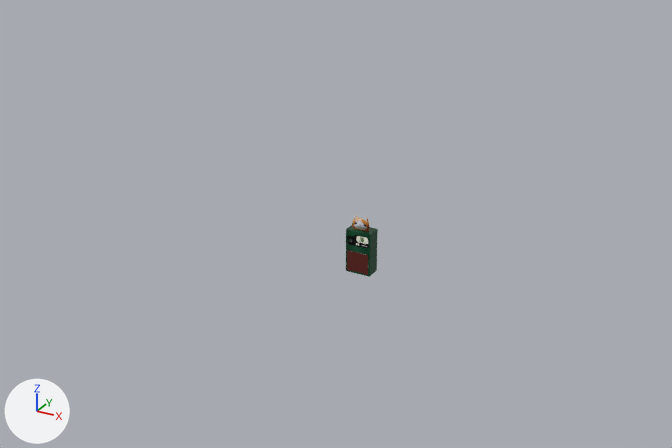
The Blender file ATM SAMPAH Blender/atm sampah v3.1/ATM SAMPAH - v3.1.blend as it was, and as the next commit left it.
Camera for both pictures: a camera (50 mm lens) standing at (14.7, -28.6, 16.1) and looking at (-0.5, -1.0, 2.2). Every picture has the same lights, and +X, +Y and +Z are marked at lower left.

Script lines for the objects in view, before the commit:
```python
me_cube = bpy.data.meshes.new('Cube')
me_cube.from_pydata(...)  # 364 vertices, 350 faces; spans x -1.03..1.03, y -1.21..1.47, z -1.14..1.09
# faces by material slot: [312, 36, 2]
me_cube.materials.append(mat_base_color)  # picture img_green_color_gradient_background_concept_jpg_001
me_cube.materials.append(mat_glass_dark)  # black #000000
me_cube.materials.append(mat_teks)  # picture img_screenshot_from_2024_09_27_04_15_30_png
ob_cover_body = bpy.data.objects.new('Cover Body', me_cube)
ob_cover_body.location = (0.0, 0.04, 0.87)
ob_cover_body.scale = (0.5, 0.23, 0.786)
_m = ob_cover_body.modifiers.new('Bevel', 'BEVEL')
_m.width = 0.01
_m.width_pct = 0.01
_m.segments = 2
_m = ob_cover_body.modifiers.new('Subdivision', 'SUBSURF')
```
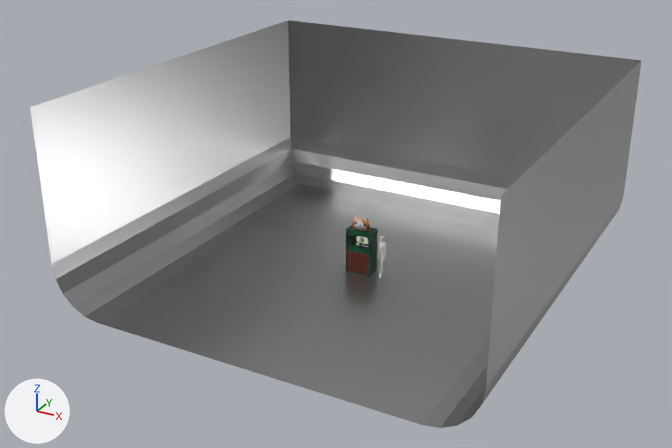
Boxes [x1, y1, x2, y2] around the edits, measured in the pictures (672 x 448 px):
```json
{"object": "Plane", "change": "added", "after": [30, 20, 642, 428]}
{"object": "pose", "change": "added", "after": [378, 236, 386, 278]}
```

Scene script edits in JSON lines:
```json
{"op": "add", "block": "mat_material", "code": ["mat_material = principled_material('Material')", "mat_material.base_color = (0.438, 0.438, 0.438)  # grey #b1b1b1", "mat_material.metallic = 1.0", "mat_material.roughness = 0.344"]}
{"op": "add", "block": "mat_material_001", "code": ["mat_material_001 = principled_material('Material.001')", "mat_material_001.base_color = (0.8, 0.8, 0.8)  # white #e7e7e7"]}
{"op": "add", "block": "me_plane", "code": ["me_plane = bpy.data.meshes.new('Plane')", "me_plane.from_pydata(...)  # 28 vertices, 19 faces; spans x -1.0..1.0, y -1.0..1.0, z 0.0..0.94", "me_plane.materials.append(mat_material)  # grey #b1b1b1"]}
{"op": "add", "block": "me_pose", "code": ["me_pose = bpy.data.meshes.new('pose')", "me_pose.from_pydata(...)  # 3087 vertices, 3063 faces; spans x 0.64..1.04, y -0.16..0.29, z -0.02..1.6", "me_pose.materials.append(mat_material_001)  # its picture is missing"]}
{"op": "add", "block": "ob_plane", "code": ["ob_plane = bpy.data.objects.new('Plane', me_plane)", "ob_plane.location = (0.0, 0.0, 0.0)", "ob_plane.scale = (7.94, 7.94, 7.94)"]}
{"op": "add", "block": "ob_pose", "code": ["ob_pose = bpy.data.objects.new('pose', me_pose)", "ob_pose.location = (0.0, 0.0, -0.01)"]}
```
